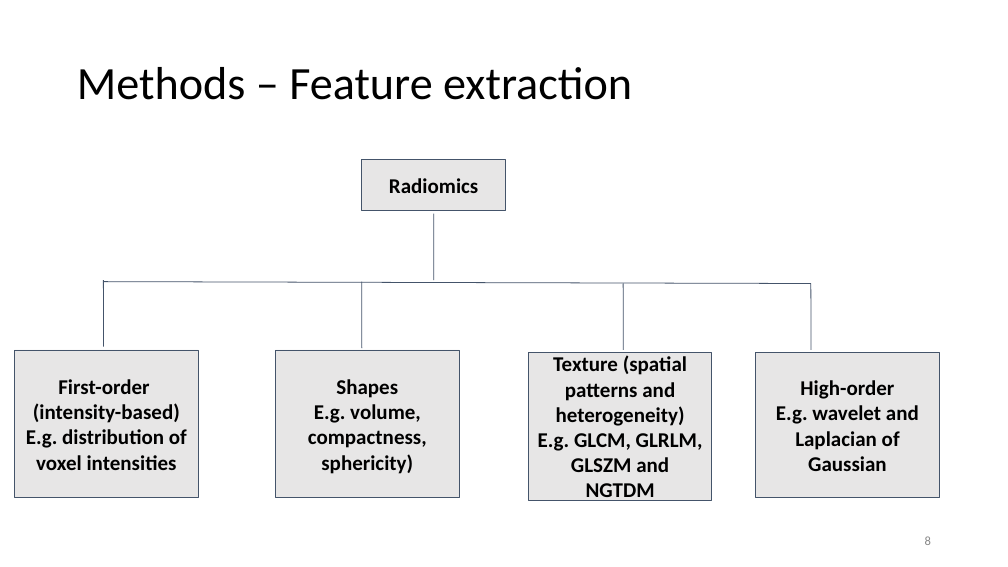
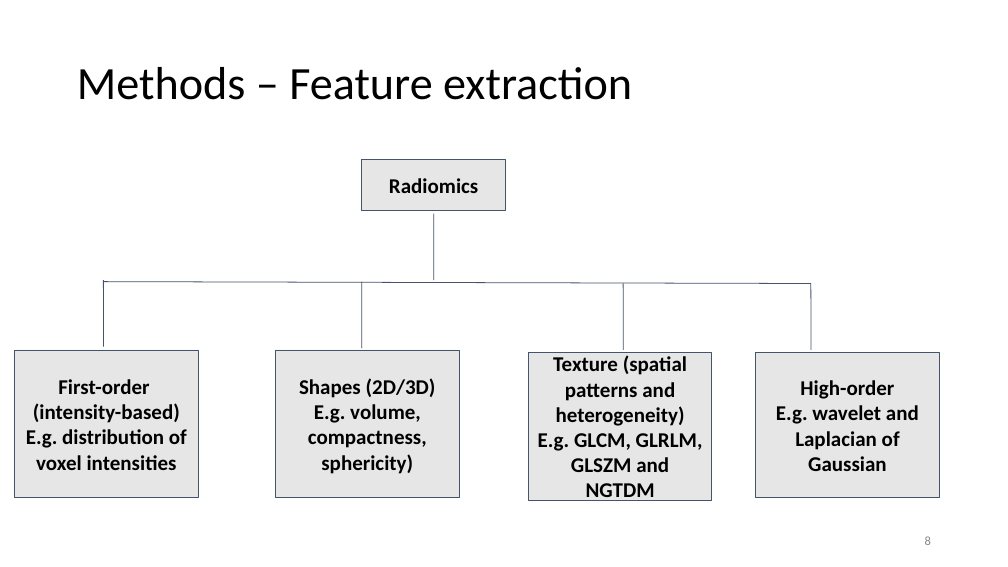
Before and after one commit to zejunyan/mialab, a slide deck: slide 8 of .github/workflows/Group 6 mialab-presentation.pptx. Drawn at 1008x567 pixels with LibreOffice and Linux fonts; fonts in the diff are those of the drawing; background and template pictures are left out. Boxes give left, top, right and bottom in pixels: in the first picture for what was removed or moved away, otherwise in the second. Text is boxed around its words. In the diff, an @@ line names an element or a change of style, - is before the commit and + after.

```diff
--- a/.github/workflows/Group 6 mialab-presentation.pptx
+++ b/.github/workflows/Group 6 mialab-presentation.pptx
@@ text in rectangle at <box>299,378,436,398</box>: text changed @@
-Shapes
+Shapes (2D/3D)
```
Also in this commit, not shown: 3 other slides changed, 5 slides removed.
